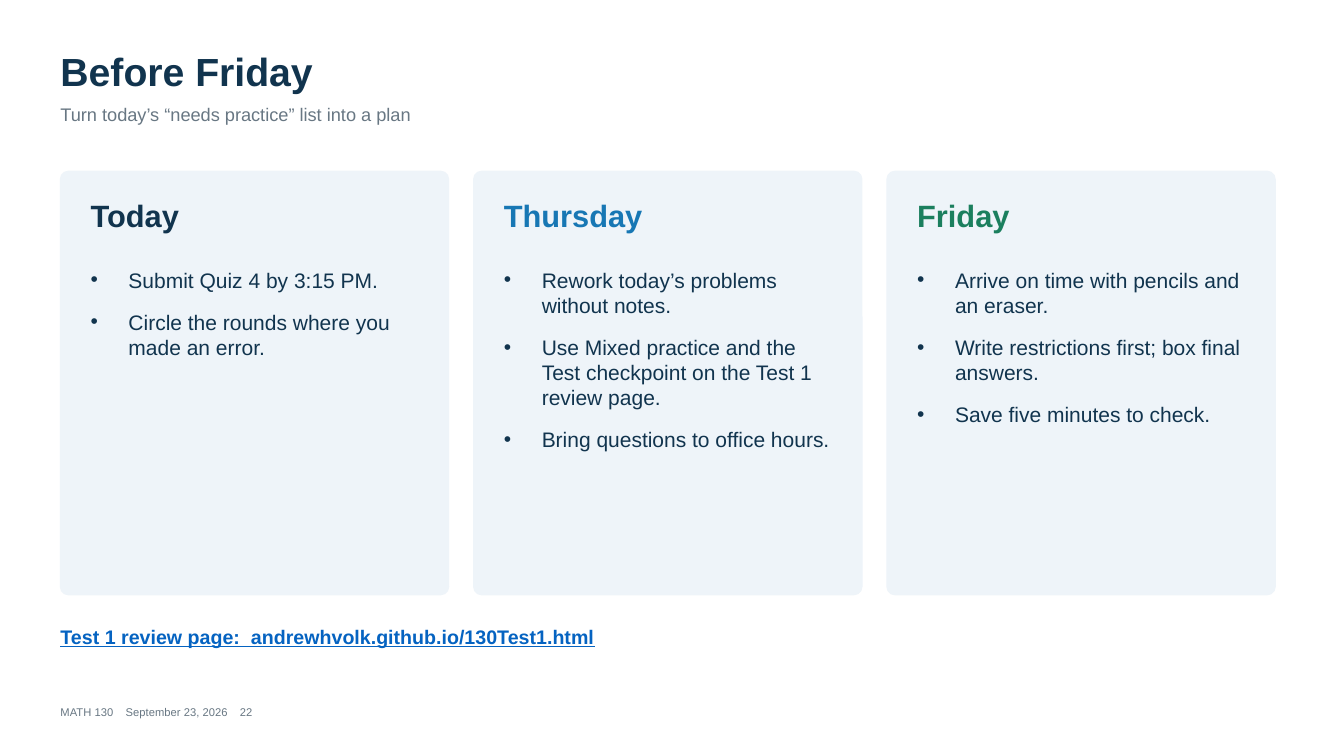
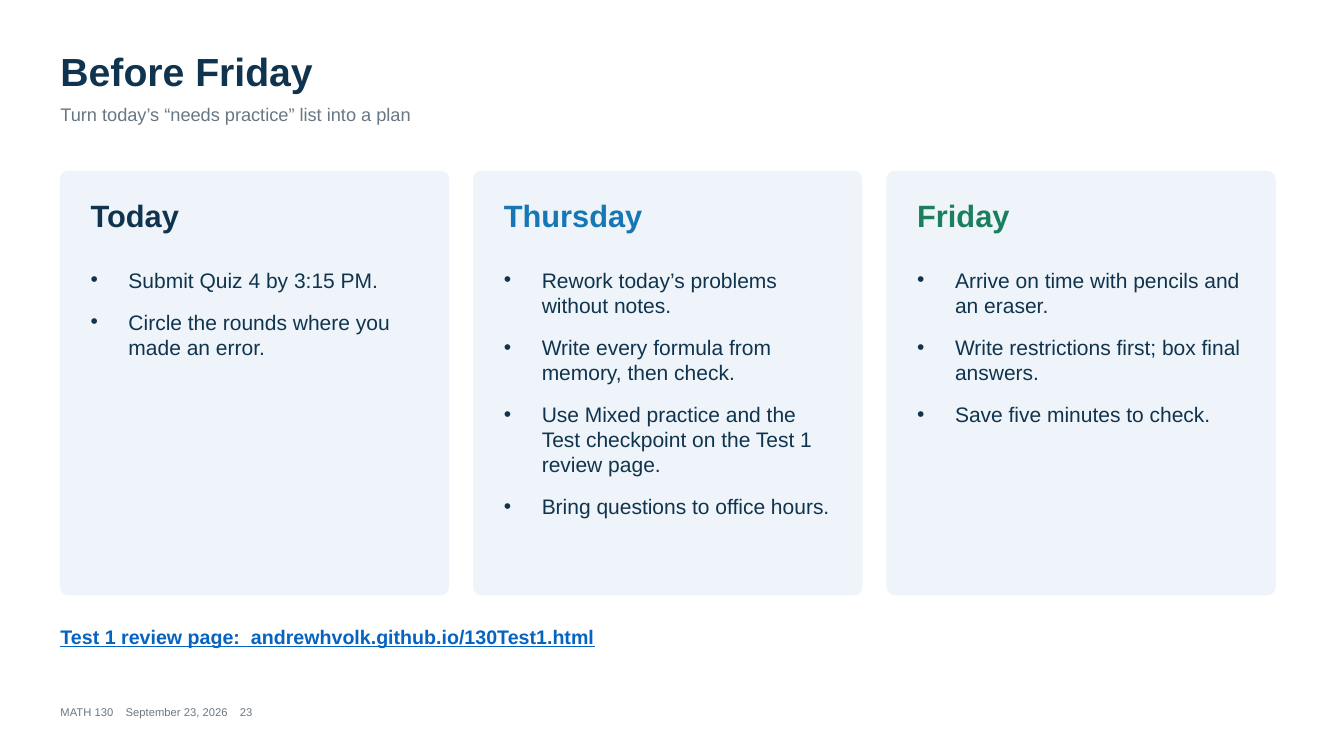
Before and after one commit to andrewhvolk/andrewhvolk.github.io, a slide deck: slide 23 of slides/Math130Test1Review_2026-09-23.pptx (slide 22 before the commit). Drawn at 1344x756 pixels with LibreOffice and Linux fonts; fonts in the diff are those of the drawing. Boxes give left, top, right and bottom in pixels: in the first picture for what was removed or moved away, otherwise in the second. Text is boxed around its words. In the diff, an @@ line names an element or a change of style, - is before the commit and + after.

```diff
--- a/slides/Math130Test1Review_2026-09-23.pptx
+++ b/slides/Math130Test1Review_2026-09-23.pptx
@@ text at [542,339,771,384]: paragraph added @@
+• Write every formula from memory, then check.
@@ text at [60,708,252,719]: text changed @@
-MATH 130 September 23, 2026 22
+MATH 130 September 23, 2026 23
```
Also in this commit, not shown: 20 other slides changed, 1 slide added, 2 other files.
